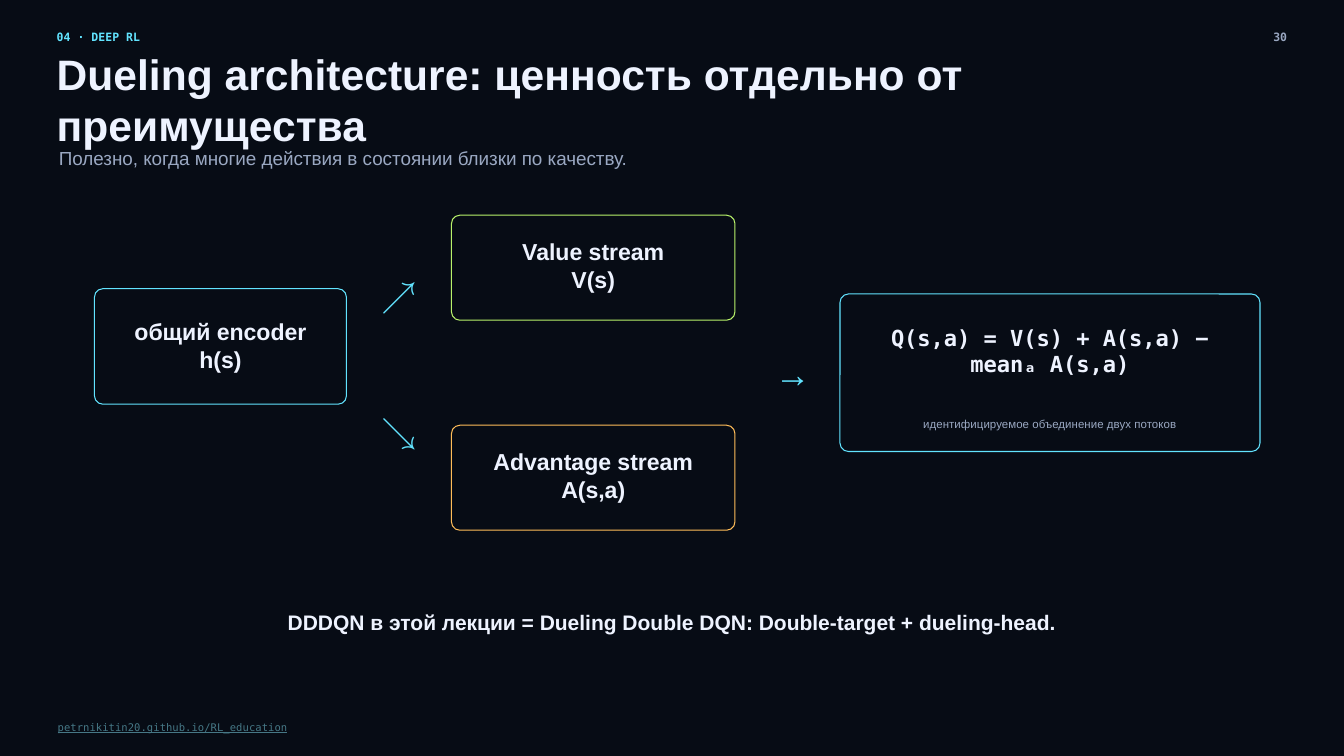
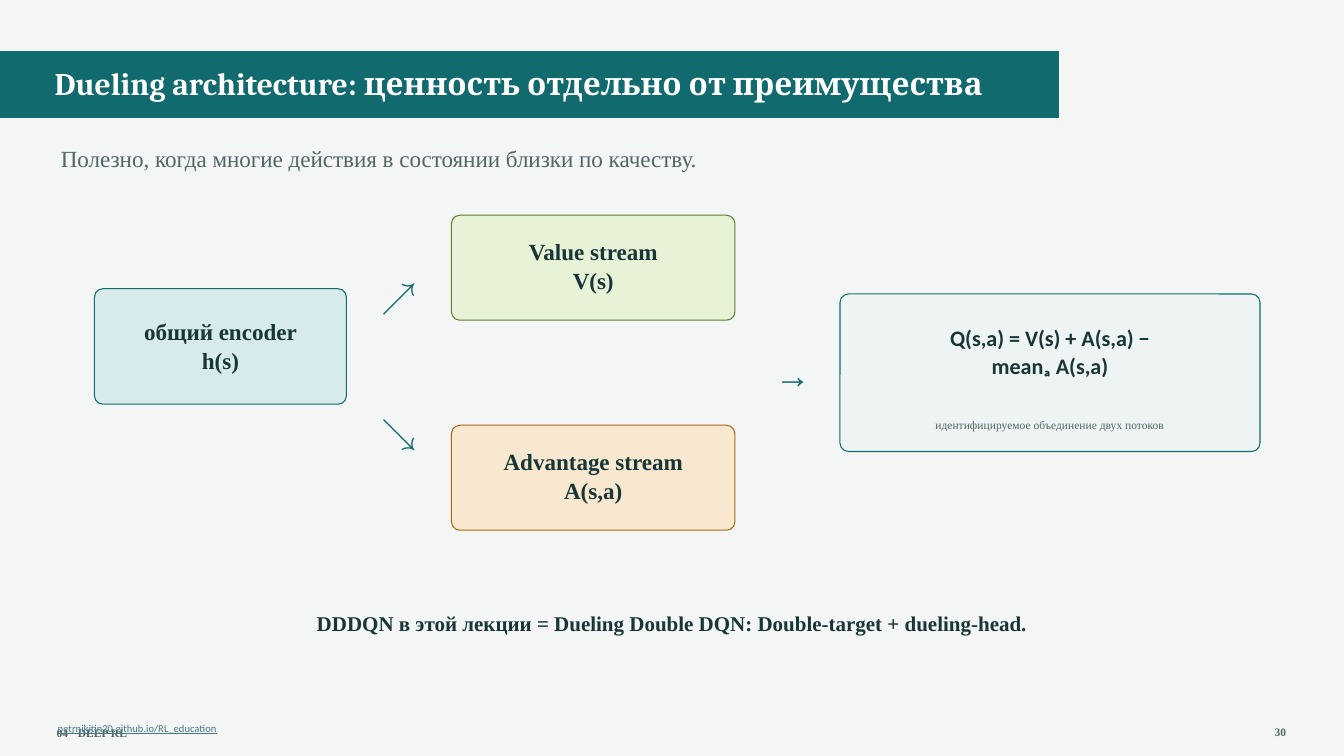
Before and after one commit to PetrNikitin20/RL_education, a slide deck: slide 30 of slides/RL_подготовка_к_лабораторной_работе.pptx. Drawn at 1344x756 pixels with LibreOffice and Linux fonts; fonts in the diff are those of the drawing; background and template pictures are left out. Boxes give left, top, right and bottom in pixels: in the first picture for what was removed or moved away, otherwise in the second. Text is boxed around its words. In the diff, an @@ line names an element or a change of style, - is before the commit and + after.

```diff
--- a/slides/RL_подготовка_к_лабораторной_работе.pptx
+++ b/slides/RL_подготовка_к_лабораторной_работе.pptx
@@ background #070C15 to picture (left out) @@
@@ rectangle added at <box>0,51,1059,118</box>, fill #116A6E, outline #116A6E 0.75 pt @@
@@ text "Dueling architecture: ценность отдельно от ...": place and size @@
-text "Dueling architecture: ценность отдельно от ..." at <box>57,59,963,149</box>
+text "Dueling architecture: ценность отдельно от ..." at <box>55,73,983,103</box>
@@ text "Dueling architecture: ценность отдельно от ..." at <box>55,73,983,103</box>: size 30.5 to 22.5 pt, font Arial to Cambria, text colour #EEF3FF to #FFFFFF; line spacing 1 to 1.05 @@
@@ text "Полезно, когда многие действия в ..." at <box>61,150,697,172</box>: size 13.5 to 16.5 pt, font Arial to Times New Roman, text colour #9AA8C2 to #516667; line spacing 1 to 1.05 @@
@@ rounded rectangle at <box>452,216,735,321</box>: fill none to #E7F2D7; outline #B9F36B 0.75 pt to #5E7E31 0.75 pt @@
@@ rounded rectangle at <box>95,288,347,404</box>: fill none to #D7EBEC; outline #62E4FF 0.75 pt to #116A6E 0.75 pt @@
@@ rounded rectangle at <box>840,294,1260,452</box>: fill none to #EEF3F3; outline #62E4FF 0.75 pt to #116A6E 0.75 pt @@
@@ text "Q(s,a) = V(s) + A(s,a) ..." at <box>950,330,1133,377</box>: font DejaVu Sans Mono to Calibri, text colour #EEF3FF to #183637; line spacing 1 to 1.05 @@
@@ font Arial to Times New Roman, text colour #62E4FF to #116A6E; line spacing 1 to 1.05 in 3 elements at <box>368,262,431,325</box>, <box>368,399,431,462</box>, <box>761,342,824,404</box> @@
@@ text "идентифицируемое объединение двух потоков" at <box>935,421,1164,432</box>: font Arial to Times New Roman, text colour #9AA8C2 to #516667; line spacing 1 to 1.05 @@
@@ rounded rectangle at <box>452,425,735,530</box>: fill none to #F7E8CF; outline #FFBD59 0.75 pt to #A86716 0.75 pt @@
@@ font Arial to Times New Roman, text colour #EEF3FF to #183637; line spacing 1 to 1.05 in 4 elements at <box>144,323,297,374</box>, <box>529,244,657,294</box>, <box>504,454,682,504</box>, <box>317,616,1027,635</box> @@
@@ text "petrnikitin20.github.io/RL_education" at <box>58,724,217,735</box>: font DejaVu Sans Mono to Calibri; line spacing 1 to 1.05 @@
@@ text "04 · DEEP RL": place and size @@
-text "04 · DEEP RL" at <box>57,32,140,41</box>
+text "04 · DEEP RL" at <box>57,729,127,737</box>
@@ text "04 · DEEP RL" at <box>57,729,127,737</box>: font DejaVu Sans Mono to Times New Roman, text colour #62E4FF to #516667; line spacing 1 to 1.05 @@
@@ text "30": place and size @@
-text "30" at <box>1273,32,1287,41</box>
+text "30" at <box>1275,728,1287,736</box>
@@ text "30" at <box>1275,728,1287,736</box>: font DejaVu Sans Mono to Times New Roman, text colour #9AA8C2 to #516667; line spacing 1 to 1.05 @@
```
Also in this commit, not shown: 44 other slides changed, 1 slide added, 9 other files.
